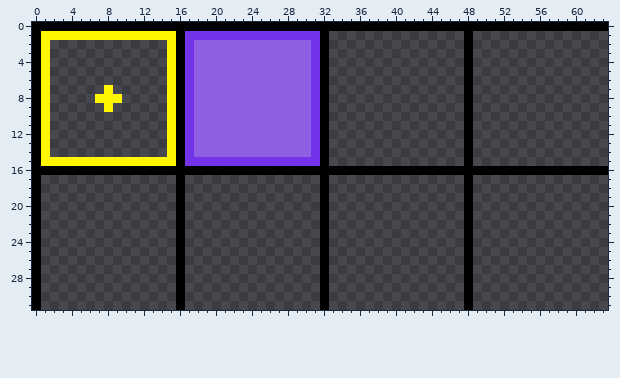
File history of a pixel-art sprite, res/textures/sprite_ui.png. Above: the version before the commit.
The file is 64x32 pixels. Colours within 5 levels of each other are drawn and written as one.
After the commit:
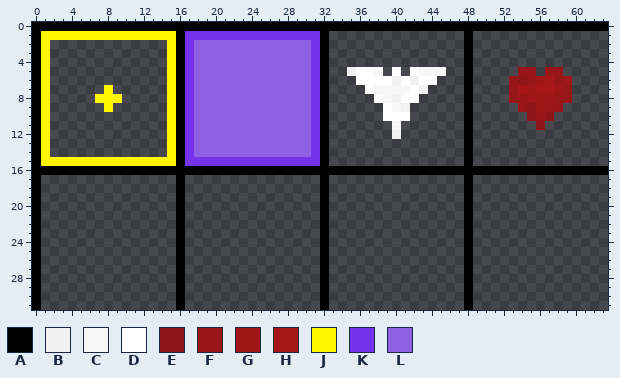
Palette (. is transparent): A #000000  B #f1f1f1  C #f7f7f7  D #ffffff  E #8e1616  F #981617  G #a01618  H #a61619  J #fff600  K #7432eb  L #8f60e4
What changed:
@@ x 33..61 @@
  4 ...............A.............
- 5 ...............A.............
- 6 ...............A.............
- 7 ...............A.............
- 8 ...............A.............
- 9 ...............A.............
-10 ...............A.............
-11 ...............A.............
-12 ...............A.............
+ 5 ..BDDC.D.DCCC..A.....FF.FF...
+ 6 ...DDDDBDBDD...A....FEFGHFG..
+ 7 ....DCCCCDB....A....FHGHHGF..
+ 8 .....DCBDD.....A....FFGGGFF..
+ 9 ......DCB......A.....FEGFF...
+10 ......DDD......A......EFE....
+11 .......C.......A.......E.....
+12 .......B.......A.............
 13 ...............A.............
